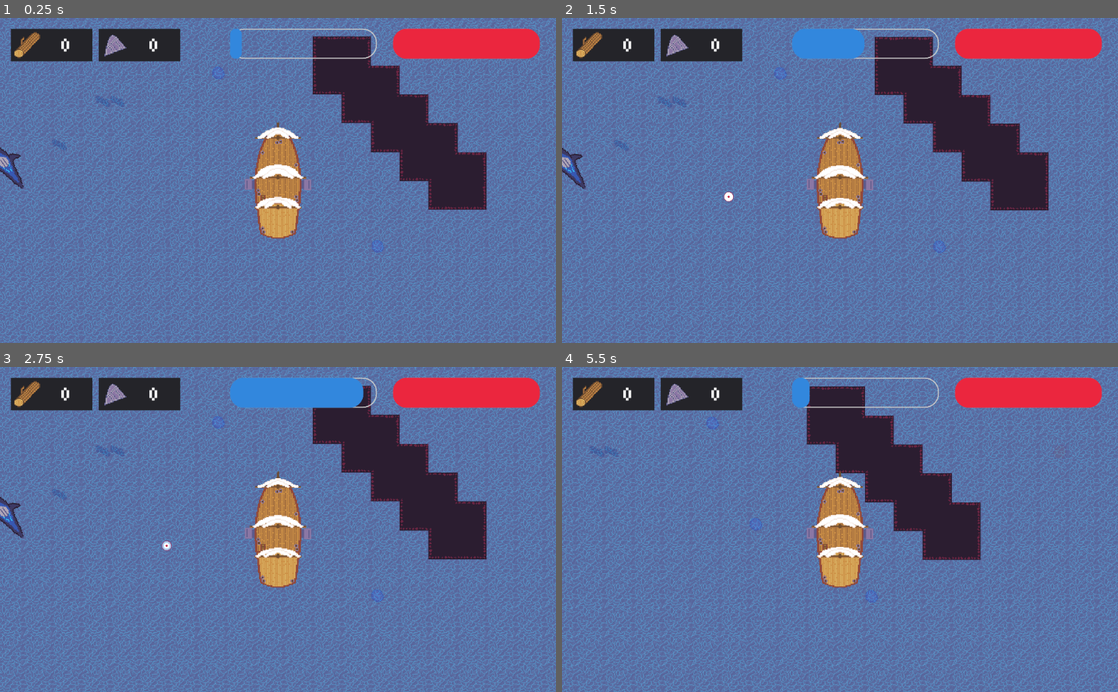
Above: before the commit, frames 1-4 (two rows, left to right).
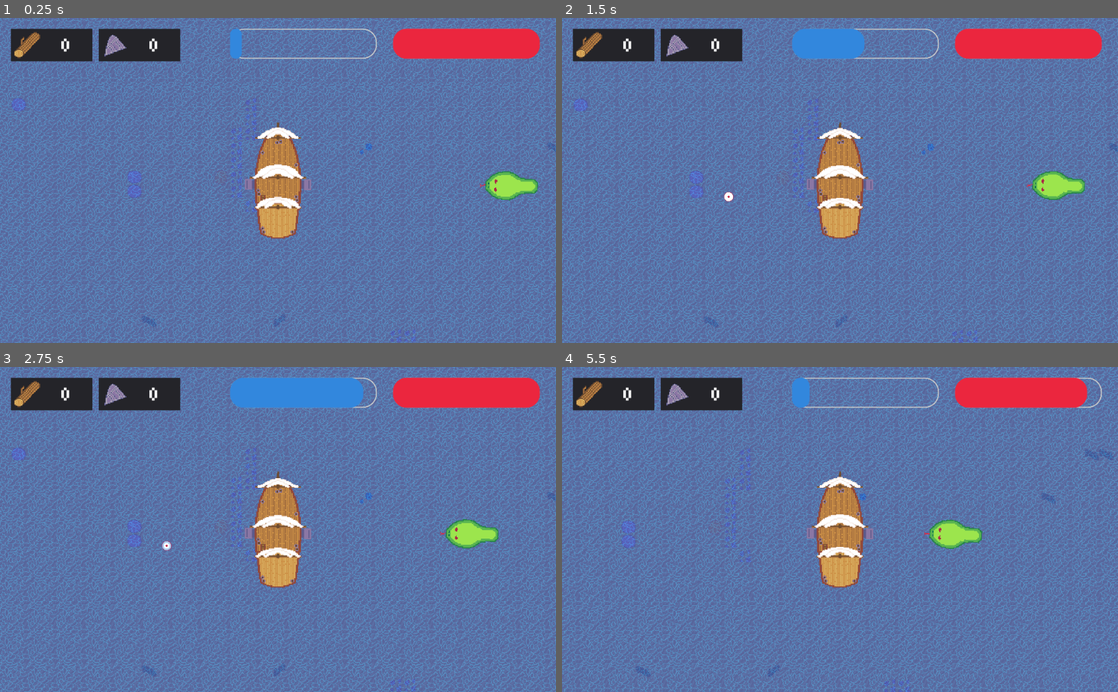
Above: after the commit, the same moments.

Repository: McLovin3/Calderia
Game: Godot game, scene res://TestScene.tscn
Same seed, same stepped clock (60 frames per second), same inputs: the game is played once before the commit and once after it.
Inputs (mouse positions are in pixels of both pictures, inside the frame that each line leads up to):
- Up to frame 1 (0.25 s): no input
- Up to frame 2 (1.5 s): tap Enter at 0.5 s; move the mouse to (962, 164) at 0.52 s; hold D (turn_right) from 0.53 s (still down); right-click (962, 164) at 0.6 s; click (962, 164) at 0.67 s; tap W (up) at 0.77 s; move the mouse to (728, 196) at 1.27 s; tap Middle mouse button (fish) at 1.35 s
- Up to frame 3 (2.75 s): tap W (up) at 1.52 s; move the mouse to (333, 458) at 2.02 s; release D (turn_right) at 2.03 s; hold A (turn_left) from 2.03 s (still down); click (333, 458) at 2.1 s
- Up to frame 4 (5.5 s): move the mouse to (812, 594) at 2.77 s; release A (turn_left) at 2.78 s; hold D (turn_right) 2.78-4.28 s; right-click (812, 594) at 2.85 s; click (812, 594) at 2.92 s; tap W (up) at 3.02, 3.77, 4.52 s; tap Space at 3.5 s; move the mouse to (1006, 578) at 3.52 s; hold Middle mouse button (fish) 3.53-4.28 s; move the mouse to (673, 480) at 4.27 s; hold A (turn_left) 4.28-5.03 s; click (673, 480) at 4.35 s; tap Enter at 5 s; move the mouse to (867, 529) at 5.02 s; hold D (turn_right) from 5.03 s (still down); right-click (867, 529) at 5.1 s; click (867, 529) at 5.17 s

The runs differ from the first frame. In frame 1, 25% of the frame differs, in the area x 0-100%, y 0-100%; in frame 2, 25%; in frame 3, 24%; in frame 4, 25%.

Commit message:
Added WaterSnake enemy scene

Diff:
--- a/Enemies/Scripts/Shark.gd
+++ b/Enemies/Scripts/Shark.gd
@@ -4,7 +4,7 @@
 export var path_to_player : NodePath = NodePath()
 export var speed : int = 50
 export var attack_distance : int = 500
-export var base_hp : int = 20
+export var base_hp : int = 30
 export var damage : int = 10
 export var knockback_distance : int = 200
 export var knockback_time : float = 1
--- /dev/null
+++ b/Enemies/Scripts/WaterSnake.gd
@@ -0,0 +1,63 @@
+extends KinematicBody2D
+class_name WaterSnake
+
+export var path_to_player : NodePath = NodePath()
+export var speed : int = 50
+export var attack_distance : int = 600
+export var base_hp : int = 20
+export var shoot_distance : int = 400
+
+onready var _water_ball : PackedScene = preload("res://Projectiles/WaterBall.tscn")
+onready var _player : PlayerShip = get_node(path_to_player);
+onready var _navigation_agent : NavigationAgent2D = $NavigationAgent2D
+onready var _animated_sprite : AnimatedSprite = $AnimatedSprite
+onready var _health_bar : ProgressBar = $HealthBar
+onready var _projectile_spawn : Position2D = $AnimatedSprite/ProjectileSpawn
+
+var _velocity : Vector2 = Vector2.ZERO
+var _current_hp : int
+var _distance_to_player : float
+
+func _ready() -> void:
+	randomize()
+	_current_hp = base_hp
+	_animated_sprite.rotation = rand_range(0, 360)
+
+func _physics_process(delta : float) -> void:
+	_distance_to_player = global_position.distance_to(_player.get_global_position())
+
+	if (_distance_to_player < attack_distance):
+		var direction : Vector2 = global_position.direction_to(_navigation_agent.get_next_location())
+		var desired_velocity : Vector2 = direction * speed
+		var steering : Vector2 = (desired_velocity - _velocity) * delta
+		_velocity += steering
+
+		_animated_sprite.rotation = direction.angle()
+
+		if (_distance_to_player > shoot_distance):
+			_velocity = move_and_slide(_velocity)
+
+func _on_PathFindingTimer_timeout() -> void:
+	if (_player):
+		_navigation_agent.set_target_location(_player.global_position)
+
+func _on_Hitbox_area_entered(area: Area2D) -> void:
+	if (area.get_parent().get("damage")):
+		_current_hp -= area.get_parent().damage
+
+		if (_current_hp <= 0):
+			queue_free()
+
+		else:
+			_health_bar.visible = true
+			_health_bar.value = (_current_hp * _health_bar.max_value) / base_hp
+
+
+func _on_ShootTimer_timeout():
+	if (_distance_to_player < attack_distance):
+		var instance : Projectile  = _water_ball.instance()
+		instance.position = _projectile_spawn.global_position
+		instance.direction = Vector2(
+			cos(_projectile_spawn.global_rotation), sin(_projectile_spawn.global_rotation))
+		instance.rotation = _projectile_spawn.global_rotation
+		add_child(instance)
--- /dev/null
+++ b/Enemies/WaterSnake.tscn
@@ -0,0 +1,81 @@
+[gd_scene load_steps=9 format=2]
+
+[ext_resource path="res://Themes/HealthBar.tres" type="Theme" id=1]
+[ext_resource path="res://Enemies/Sprites/WaterSnake-Sheet.png" type="Texture" id=2]
+[ext_resource path="res://Enemies/Scripts/WaterSnake.gd" type="Script" id=3]
+
+[sub_resource type="AtlasTexture" id=1]
+atlas = ExtResource( 2 )
+region = Rect2( 0, 0, 64, 64 )
+
+[sub_resource type="AtlasTexture" id=2]
+atlas = ExtResource( 2 )
+region = Rect2( 64, 0, 64, 64 )
+
+[sub_resource type="AtlasTexture" id=3]
+atlas = ExtResource( 2 )
+region = Rect2( 128, 0, 64, 64 )
+
+[sub_resource type="SpriteFrames" id=4]
+animations = [ {
+"frames": [ SubResource( 1 ), SubResource( 2 ), SubResource( 3 ) ],
+"loop": true,
+"name": "default",
+"speed": 5.0
+} ]
+
+[sub_resource type="CapsuleShape2D" id=5]
+radius = 16.0
+height = 26.0
+
+[node name="KinematicBody2D" type="KinematicBody2D"]
+scale = Vector2( 2, 2 )
+script = ExtResource( 3 )
+
+[node name="AnimatedSprite" type="AnimatedSprite" parent="."]
+frames = SubResource( 4 )
+frame = 1
+playing = true
+
+[node name="ProjectileSpawn" type="Position2D" parent="AnimatedSprite"]
+position = Vector2( 40, 0 )
+
+[node name="NavigationAgent2D" type="NavigationAgent2D" parent="."]
+
+[node name="CollisionShape2D" type="CollisionShape2D" parent="."]
+position = Vector2( -3, 0 )
+rotation = 1.5708
+shape = SubResource( 5 )
+
+[node name="PathFindingTimer" type="Timer" parent="."]
+wait_time = 0.05
+autostart = true
+
+[node name="HealthBar" type="ProgressBar" parent="."]
+visible = false
+anchor_left = 0.5
+anchor_right = 0.5
+margin_left = 38.0
+margin_top = -24.0
+margin_right = 113.0
+margin_bottom = -14.0
+rect_rotation = -180.0
+theme = ExtResource( 1 )
+value = 100.0
+percent_visible = false
+
+[node name="Hitbox" type="Area2D" parent="."]
+collision_mask = 0
+
+[node name="CollisionShape2D" type="CollisionShape2D" parent="Hitbox"]
+position = Vector2( -3, 0 )
+rotation = 1.5708
+shape = SubResource( 5 )
+
+[node name="ShootTimer" type="Timer" parent="."]
+wait_time = 5.0
+autostart = true
+
+[connection signal="timeout" from="PathFindingTimer" to="." method="_on_PathFindingTimer_timeout"]
+[connection signal="area_entered" from="Hitbox" to="." method="_on_Hitbox_area_entered"]
+[connection signal="timeout" from="ShootTimer" to="." method="_on_ShootTimer_timeout"]
--- a/Projectiles/Scripts/Projectile.gd
+++ b/Projectiles/Scripts/Projectile.gd
@@ -1,5 +1,5 @@
 extends Node2D
-class_name CannonBall
+class_name Projectile
 
 onready var _sprite : Sprite = $Sprite
 
--- a/Projectiles/WaterBall.tscn
+++ b/Projectiles/WaterBall.tscn
@@ -23,4 +23,5 @@
 wait_time = 5.0
 autostart = true
 
+[connection signal="area_entered" from="Hitbox" to="." method="_on_Hitbox_area_entered"]
 [connection signal="timeout" from="TTL" to="." method="_on_TTL_timeout"]
--- a/TestScene.tscn
+++ b/TestScene.tscn
@@ -2,19 +2,19 @@
 
 [ext_resource path="res://PlayerShip/PlayerShip.tscn" type="PackedScene" id=1]
 [ext_resource path="res://MainMap/MainMap.tscn" type="PackedScene" id=2]
-[ext_resource path="res://Enemies/Shark.tscn" type="PackedScene" id=3]
+[ext_resource path="res://Enemies/WaterSnake.tscn" type="PackedScene" id=3]
 [ext_resource path="res://Cannon/Cannon.tscn" type="PackedScene" id=4]
 
 [node name="Node2D" type="Node2D"]
 
 [node name="Navigation2D" parent="." instance=ExtResource( 2 )]
 
-[node name="Shark" parent="Navigation2D" instance=ExtResource( 3 )]
-position = Vector2( -860, 171 )
+[node name="KinematicBody2D" parent="Navigation2D" instance=ExtResource( 3 )]
+position = Vector2( -852, 196 )
 path_to_player = NodePath("../../Player")
 
 [node name="Player" parent="." instance=ExtResource( 1 )]
-position = Vector2( -269, 191 )
+position = Vector2( -1363, 184 )
 
 [node name="Cannon" parent="Player" instance=ExtResource( 4 )]
 position = Vector2( 30.5, 4 )
--- a/project.godot
+++ b/project.godot
@@ -19,16 +19,16 @@
 "language": "GDScript",
 "path": "res://Cannon/Scripts/Cannon.gd"
 }, {
-"base": "Node2D",
-"class": "CannonBall",
-"language": "GDScript",
-"path": "res://Projectiles/Scripts/Projectile.gd"
-}, {
 "base": "KinematicBody2D",
 "class": "PlayerShip",
 "language": "GDScript",
 "path": "res://PlayerShip/Scripts/PlayerShip.gd"
 }, {
+"base": "Node2D",
+"class": "Projectile",
+"language": "GDScript",
+"path": "res://Projectiles/Scripts/Projectile.gd"
+}, {
 "base": "Control",
 "class": "QuickTimeEvent",
 "language": "GDScript",
@@ -43,15 +43,21 @@
 "class": "Shark",
 "language": "GDScript",
 "path": "res://Enemies/Scripts/Shark.gd"
+}, {
+"base": "KinematicBody2D",
+"class": "WaterSnake",
+"language": "GDScript",
+"path": "res://Enemies/Scripts/WaterSnake.gd"
 } ]
 _global_script_class_icons={
 "Bobber": "",
 "Cannon": "",
-"CannonBall": "",
 "PlayerShip": "",
+"Projectile": "",
 "QuickTimeEvent": "",
 "RandomFish": "",
-"Shark": ""
+"Shark": "",
+"WaterSnake": ""
 }
 
 [application]
Renamed: Projectiles/Sprites/WaterSnake-Sheet.png -> Enemies/Sprites/WaterSnake-Sheet.png
Not shown, changed: Enemies/Sprites/WaterSnake-Sheet.png.import
